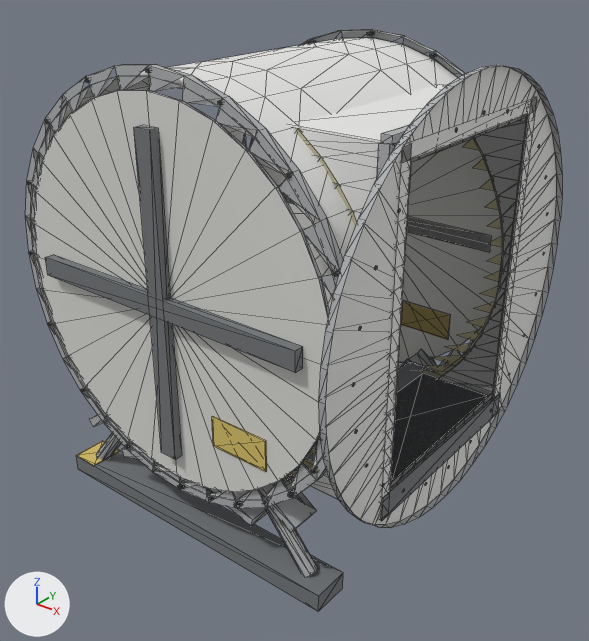
One commit to the glTF model models/kit/habWindowJRbf_steel.glb: the scene before it, then after it.
The view is the same before and after, from a 50 mm camera at (3.2, -3.83, 3.58) aimed at (0.16, -0.04, 1.23). Every picture has the same lights, and +X, +Y and +Z are marked at lower left. The first picture is the older version. Mesh edges are drawn as thin lines. Vertices at exactly the same position are counted once.

Objects in the first picture: 'habWindowJRbf_steel'.
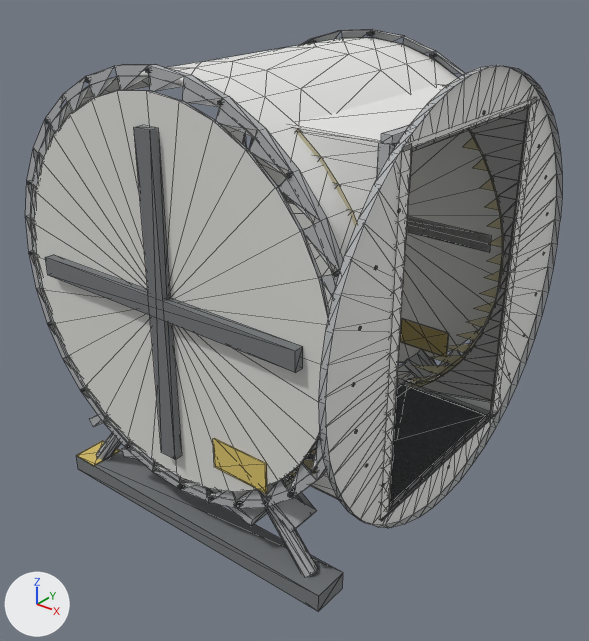
Edits to the bpy script that builds the scene:
```text
Change me_base:
    verts and faces of me_base; kept vertices keep their numbers, new ones are numbered from 1896
    remove me_base.from_pydata(...)  # 1896 vertices, 2709 faces; spans x -1.3..1.35, y -1.3..1.3, z 0.0..2.95
    add me_base.from_pydata(...)  # 1844 vertices, 2657 faces; spans x -1.3..1.35, y -1.3..1.3, z 0.0..2.95
    me_base part 1: the loose piece of 8 vertices spanning x 0.35..0.75, y 1.02..1.03, z 0.85..1.05 is moved by (0.0, 0.0, -0.15)
    me_base part 2: the loose piece of 8 vertices spanning x 0.35..0.75, y -1.03..-1.02, z 0.85..1.05 is moved by (0.0, 0.0, -0.15)
    me_base part 3
    11 vertices are removed from x 0.62..1.31, y -0.71..0.62, z 0.73..0.8
    23 faces are deleted
    4 vertices in x 0.62..1.33, y -0.71..0.71, z 0.76..0.8 move by (0.0, 0.0, -0.15)
    12 vertices move from x 1.31..1.35, y -0.77..0.77, z 0.6..0.8 to x 1.31..1.35, y -0.69..0.69, z 0.55..0.65
    7 vertices are added at x 0.59..1.31, y -0.71..0.62, z 0.61..0.65
    6 new faces join them, mat_clad
    13 new faces join them, mat_steel
    me_base part 4
    add delete_vertices([568, 1445, 1469])  # with the faces that use them
    add delete_faces([(329, 330, 331), (464, 466, 465)])
    add for i in [*range(554, 564), 569, 643, 645, 647]: verts[i] += (0.0, 0.0, 0.05)
    add verts[636] = (1.31, -0.69, 2.75)  # moved, pixel (405, 131)
    add verts[1544] = (1.35, -0.69, 2.75)  # moved, pixel (413, 132)
    add verts[637] = (1.31, -0.58, 2.65)  # moved, pixel (416, 149)
    add verts[639] = (1.31, -0.41, 2.65)  # moved, pixel (434, 143)
    add verts[641] = (1.31, -0.27, 2.65)  # moved, pixel (449, 137)
    add verts[649] = (1.31, 0.27, 2.65)  # moved, pixel (499, 118)
    add verts[651] = (1.31, 0.41, 2.65)  # moved, pixel (511, 114)
    add verts[653] = (1.31, 0.58, 2.65)  # moved, pixel (524, 109)
    add verts[655] = (1.31, 0.69, 2.75)  # moved, pixel (534, 87)
    add verts[1554] = (1.35, 0.69, 2.75)  # moved, pixel (541, 88)
    add verts[1896] = (0.62, 0.71, 2.67)
    add faces += [(566, 567, 1896), (562, 1896, 563), (562, 569, 1896), (563, 1896, 567)]  # mat_clad
    other edits to the shape of me_base do not show in these pictures
```

Where the change shows, as pixel boxes (x1, y1, x2, y2) in the pictures (589 x 641 px; the box of a moved part takes in the faces that stretch with it):
part 1 of me_base, moved or reshaped
    before: (401, 301, 450, 340)
    after: (400, 319, 448, 356)
part 2 of me_base, moved or reshaped
    before: (212, 416, 267, 472)
    after: (213, 438, 267, 493)
part 3 of me_base, moved or reshaped
    before: (289, 361, 506, 528)
    after: (289, 378, 506, 528)
part 4 of me_base, cut back
    before: (290, 66, 547, 184)
    after: (290, 66, 547, 181)
